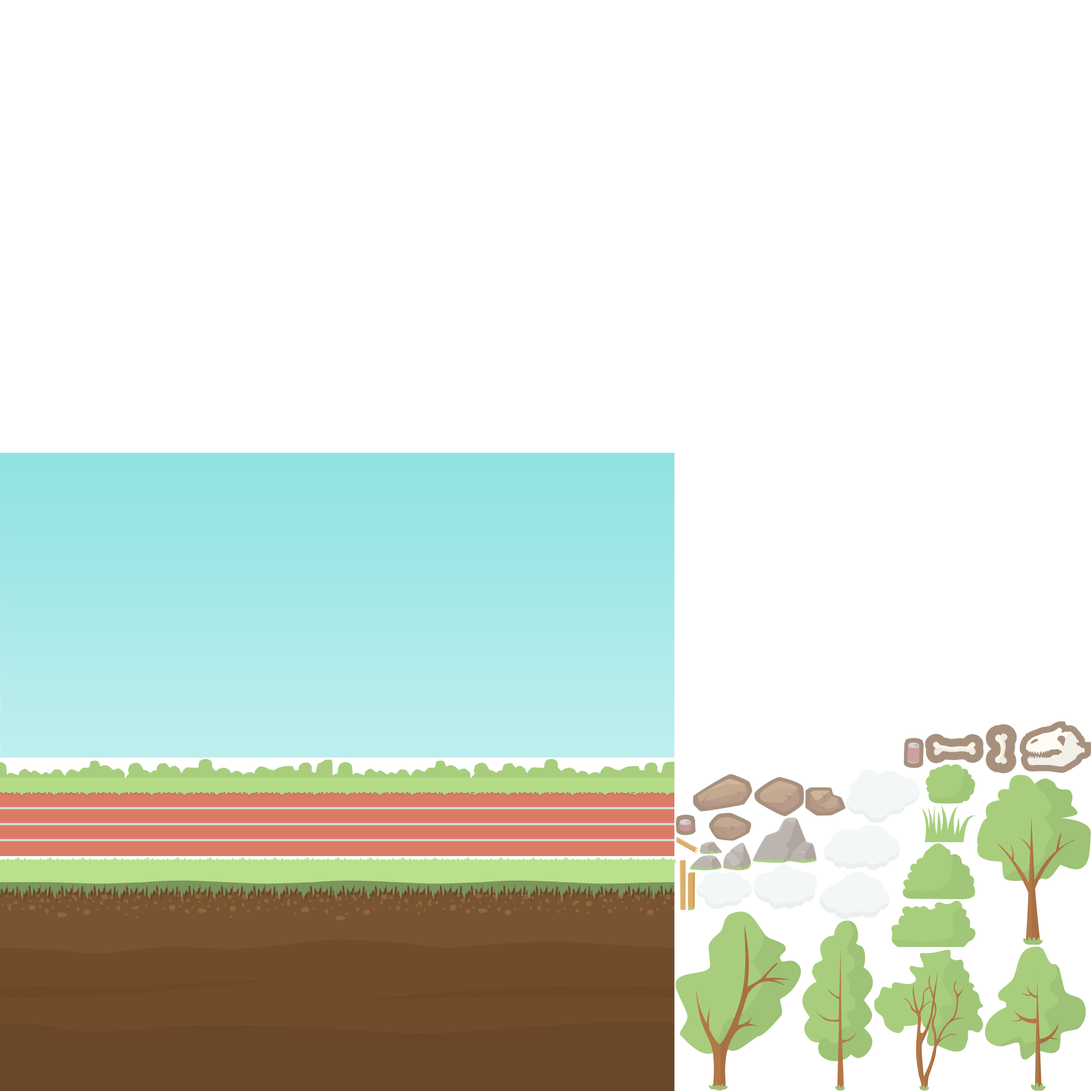
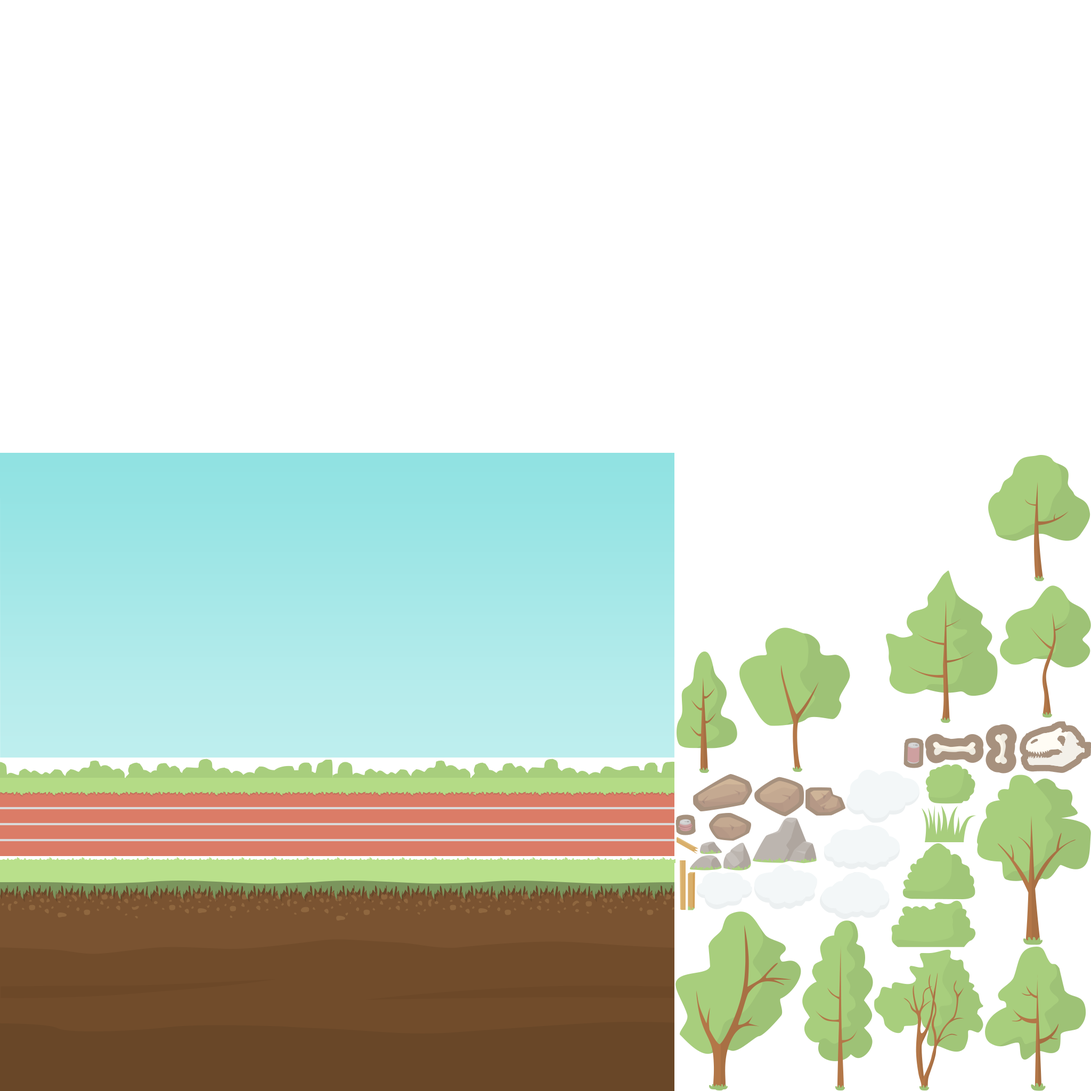
Two versions of the same layered image (1091px x 1091px). Layer-by-layer changes:
added group "Группа 67 копия" with 5 layers above "Группа 66 копия" over [676, 651, 746, 774]
added layer "Фигура 136" (multiply, 6%) in group "Группа 67 копия" over [695, 664, 746, 756]
added layer "Фигура 135" in group "Группа 67 копия" over [676, 651, 738, 749]
added group "Группа 66 копия" with 5 layers above "Группа 65 копия" over [739, 627, 851, 773]
added layer "Фигура 134" in group "Группа 66 копия" over [781, 665, 820, 772]
added layer "Фигура 133" (multiply, 6%) in group "Группа 66 копия" over [780, 627, 851, 744]
added layer "Фигура 132" in group "Группа 66 копия" over [739, 627, 851, 727]
added group "Группа 65 копия" with 5 layers above "Группа 64 копия" over [1000, 585, 1091, 718]
added layer "Фигура 130" in group "Группа 65 копия" over [1031, 613, 1069, 718]
added layer "Фигура 129" (multiply, 6%) in group "Группа 65 копия" over [1024, 593, 1091, 678]
added layer "Фигура 128" in group "Группа 65 копия" over [1000, 585, 1091, 668]
added group "Группа 64 копия" with 5 layers above "Группа 63 копия" over [886, 570, 1002, 724]
added layer "Фигура 126" (multiply, 6%) in group "Группа 64 копия" over [945, 599, 977, 724]
added layer "Фигура 126 копия 2" in group "Группа 64 копия" over [909, 600, 974, 722]
added layer "Фигура 125" (multiply, 6%) in group "Группа 64 копия" over [919, 580, 1002, 703]
added layer "Фигура 124" in group "Группа 64 копия" over [886, 570, 999, 697]
added group "Группа 63 копия" with 5 layers above "Мусор копия" over [988, 455, 1091, 582]
added layer "Фигура 127" (multiply, 6%) in group "Группа 63 копия" over [1036, 471, 1082, 582]
added layer "Фигура 123" in group "Группа 63 копия" over [1025, 482, 1070, 581]
added layer "Фигура 122" (multiply, 6%) in group "Группа 63 копия" over [988, 461, 1091, 554]
added layer "Фигура 121" in group "Группа 63 копия" over [988, 455, 1091, 542]
…and 9 more changes (9 added)
